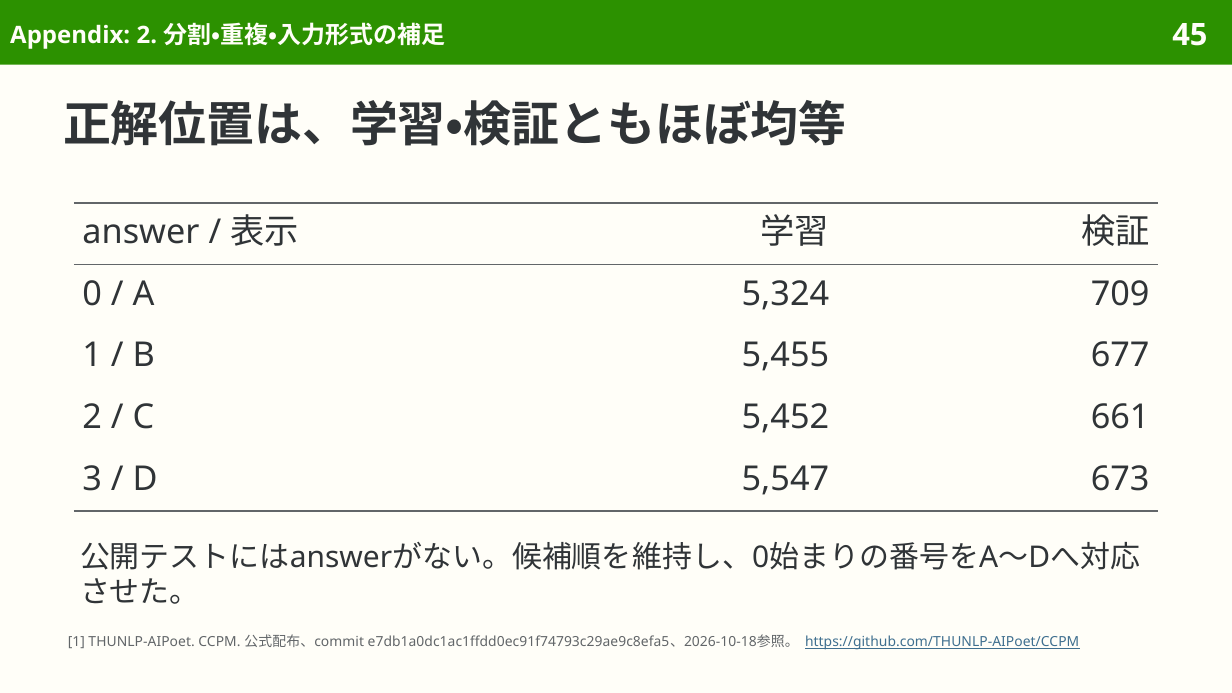
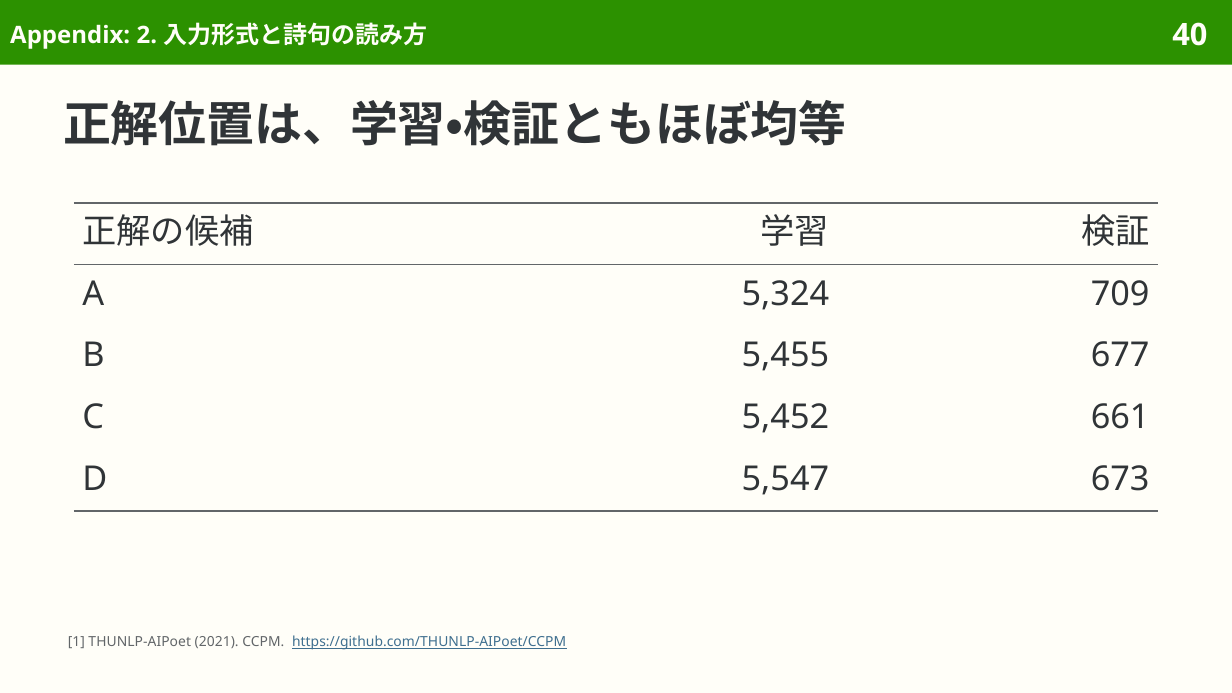
Before and after one commit to sasakiy84/datasets-in-10-minutes, a slide deck: slide 40 of slides/datasets-in-10-minutes-ccpm.pptx (slide 45 before the commit). Drawn at 1232x693 pixels with LibreOffice and Linux fonts; fonts in the diff are those of the drawing. Boxes give left, top, right and bottom in pixels: in the first picture for what was removed or moved away, otherwise in the second. Text is boxed around its words. In the diff, an @@ line names an element or a change of style, - is before the commit and + after.

Commit message:
Improve CCPM Japanese translations and reader-focused explanations

```diff
--- a/slides/datasets-in-10-minutes-ccpm.pptx
+++ b/slides/datasets-in-10-minutes-ccpm.pptx
@@ title at [10, 22, 428, 49]: text changed @@
-Appendix: 2. 分割・重複・入力形式の補足
+Appendix: 2. 入力形式と詩句の読み方
@@ page number at [1172, 22, 1207, 46]: text changed @@
-45
+40
@@ table at [74, 203, 1158, 511] @@
-row 1, column 1: answer / 表示
+row 1, column 1: 正解の候補
-row 2, column 1: 0 / A
+row 2, column 1: A
-row 3, column 1: 1 / B
+row 3, column 1: B
-row 4, column 1: 2 / C
+row 4, column 1: C
-row 5, column 1: 3 / D
+row 5, column 1: D
@@ text removed at [80, 542, 1140, 604] @@
-公開テストにはanswerがない。候補順を維持し、0始まりの番号をA〜Dへ対応させた。
@@ text at [68, 635, 566, 650]: text changed; text colour #626669 to #3F6F8F @@
-[1] THUNLP-AIPoet. CCPM. 公式配布、commit e7db1a0dc1ac1ffdd0ec91f74793c29ae9c8efa5、2026-10-18参照。 https://github.com/THUNLP-AIPoet/CCPM
+[1] THUNLP-AIPoet (2021). CCPM. https://github.com/THUNLP-AIPoet/CCPM
```
Also in this commit, not shown: 32 other slides changed, 7 slides removed, 33 other files.
